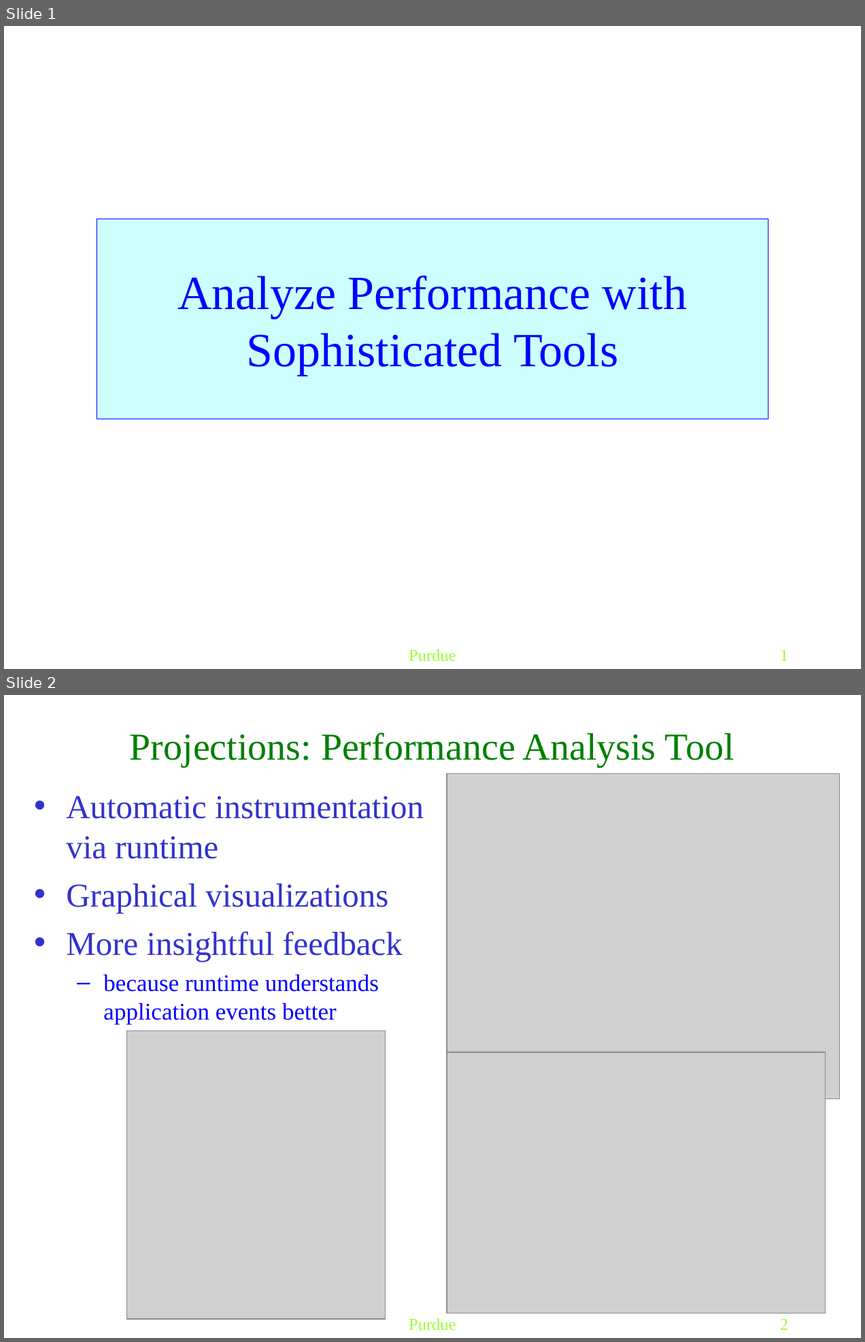
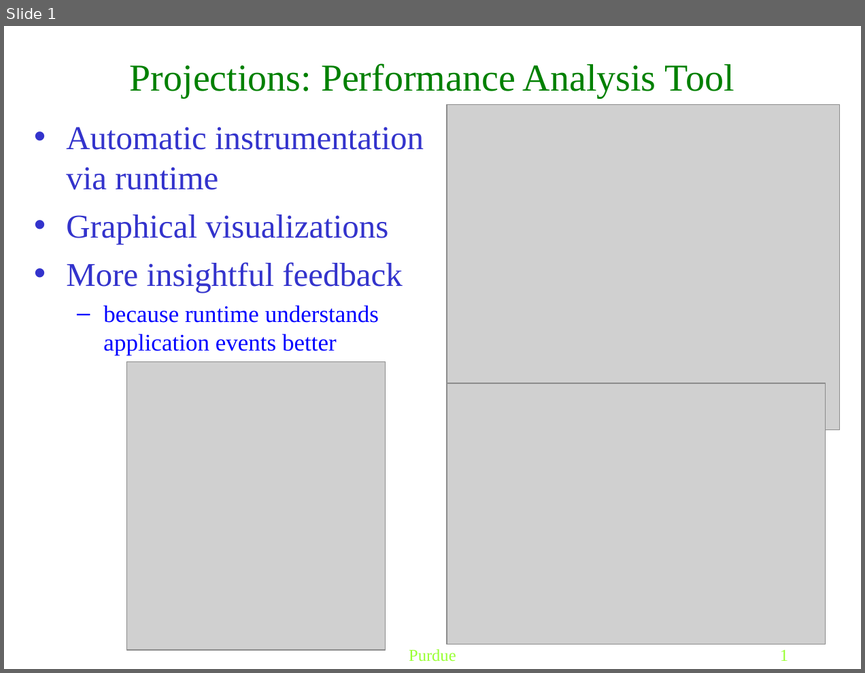
Before and after one commit to UIUC-PPL/charm_tutorial, a slide deck: includedPDFs/projections.ppt. Shown one above the other, each under a label of ours: slides 1 and 2 before the commit, slide 1 after it. The pictures are 865x1342 and 865x673 pixels, drawn with LibreOffice and Linux fonts; fonts in the diff are those of the drawing; grey boxes stand for pictures. Boxes give left, top, right and bottom in pixels: in the first picture for what was removed or moved away, otherwise in the second. Text is boxed around its words. In the diff, an @@ line names an element or a change of style, - is before the commit and + after.

```diff
--- a/includedPDFs/projections.ppt
+++ b/includedPDFs/projections.ppt
@@ slide 1 removed at bbox=[4, 26, 861, 669], background #FFFFFF @@
@@ rectangle removed at bbox=[96, 219, 768, 418] @@
-Analyze Performance with
-Sophisticated Tools
@@ text removed at bbox=[409, 649, 456, 661] @@
-Purdue
@@ page number removed at bbox=[780, 650, 788, 660] @@
-1
@@ what was slide 2 is now slide 1 @@
@@ page number at bbox=[780, 650, 788, 660]: text changed @@
-2
+1
```
Also in this commit, not shown: 1 slide changed.
